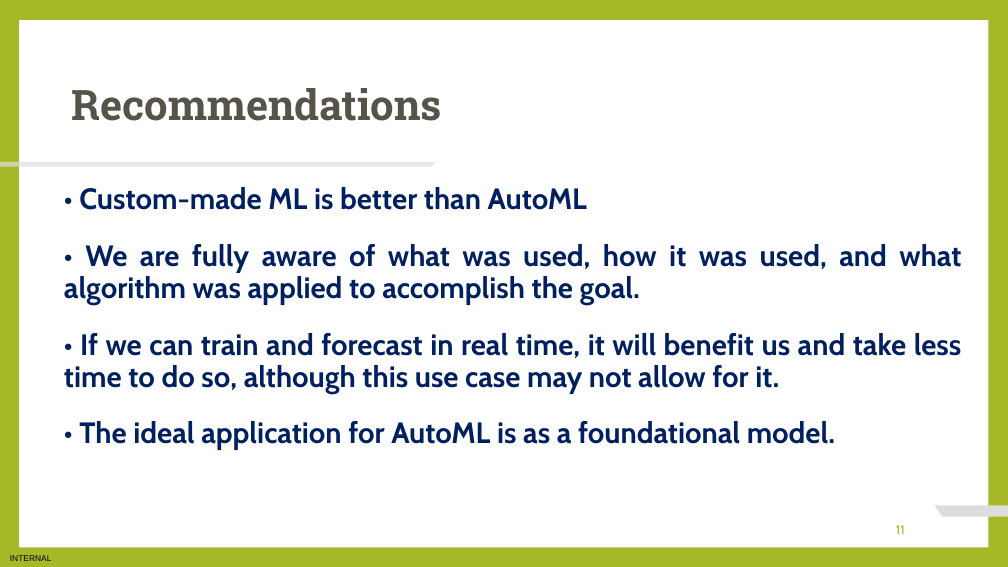
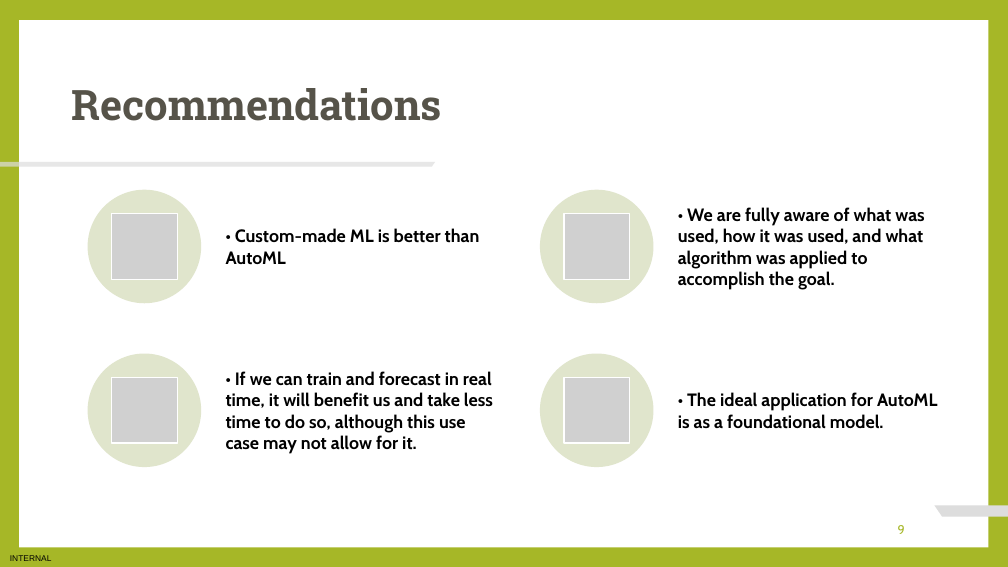
Before and after one commit to jmodzuka/Data-Science-Virtual-Internship, a slide deck: slide 9 of Task 3 - Preparing To Present/Task 3 - Preparing To Present.pptx (slide 11 before the commit). Drawn at 1008x567 pixels with LibreOffice and Linux fonts; fonts in the diff are those of the drawing; grey boxes stand for pictures. Boxes give left, top, right and bottom in pixels: in the first picture for what was removed or moved away, otherwise in the second. Text is boxed around its words. In the diff, an @@ line names an element or a change of style, - is before the commit and + after.

```diff
--- a/Task 3 - Preparing To Present/Task 3 - Preparing To Present.pptx
+++ b/Task 3 - Preparing To Present/Task 3 - Preparing To Present.pptx
@@ text removed at (64, 187, 962, 450) @@
-• Custom-made ML is better than AutoML
-• We are fully aware of what was used, how it was used, and what algorithm was applied to accomplish the goal.
-• If we can train and forecast in real time, it will benefit us and take less time to do so, although this use case may not allow for it.
-• The ideal application for AutoML is as a foundational model.
@@ group added at (88, 190, 937, 467): 4 ellipses, 4 pictures, 4 texts @@
+• Custom-made ML is better than AutoML
+• We are fully aware of what was used, how it was used, and what algorithm was applied to accomplish the goal.
+• If we can train and forecast in real time, it will benefit us and take less time to do so, although this use case may not allow for it.
+• The ideal application for AutoML is as a foundational model.
@@ page number at (898, 525, 905, 534): text changed @@
-11
+9
```
Also in this commit, not shown: 4 other slides changed, 1 slide added, 3 slides removed, 1 other file.
